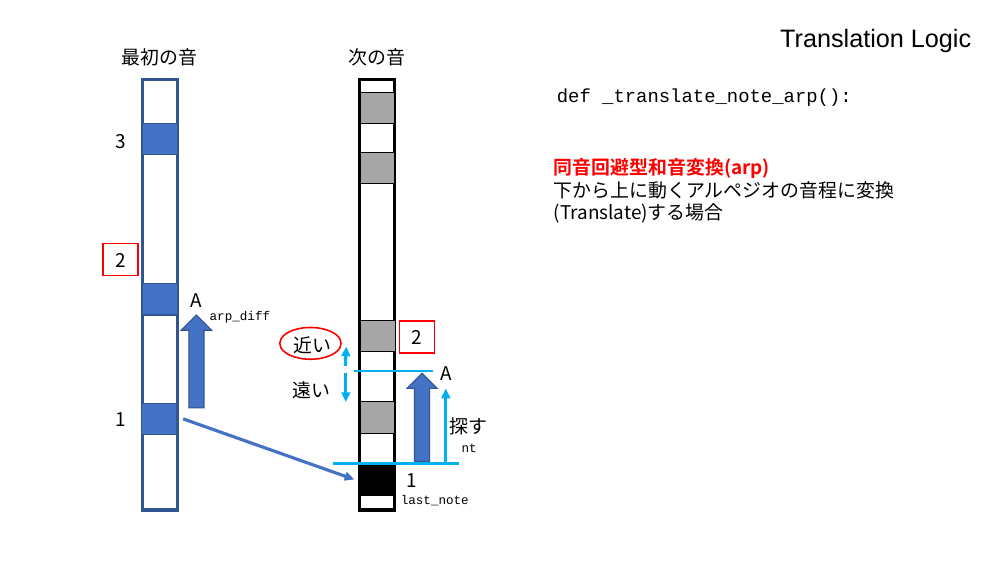
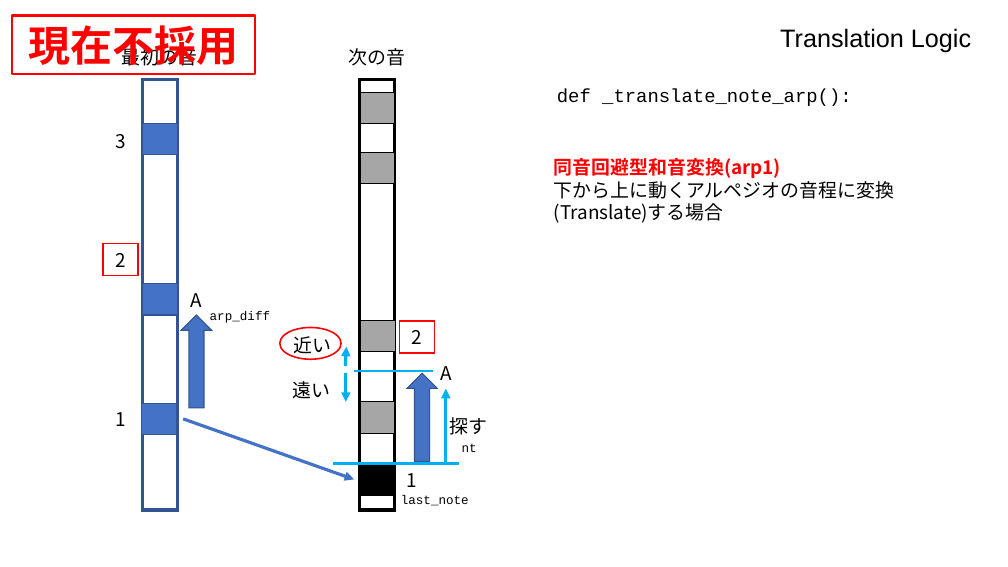
Before and after one commit to hasebems/Loopian_Rust, a slide deck: slide 12 of doc/design.pptx. Drawn at 1008x567 pixels with LibreOffice and Linux fonts; fonts in the diff are those of the drawing. Boxes give left, top, right and bottom in pixels: in the first picture for what was removed or moved away, otherwise in the second. Text is boxed around its words. In the diff, an @@ line names an element or a change of style, - is before the commit and + after.

Commit message:
同音回避型のロジックを新しい方法に変更

```diff
--- a/doc/design.pptx
+++ b/doc/design.pptx
@@ rectangle added at [12, 16, 255, 74], outline #FF0000 2.25 pt, 40 pt, text #FF0000, bold @@
+現在不採用
@@ text at [554, 158, 781, 178]: text changed @@
-同音回避型和音変換(arp)
+同音回避型和音変換(arp1)
```
Also in this commit, not shown: 3 other slides changed, 1 slide added, 1 other file.
